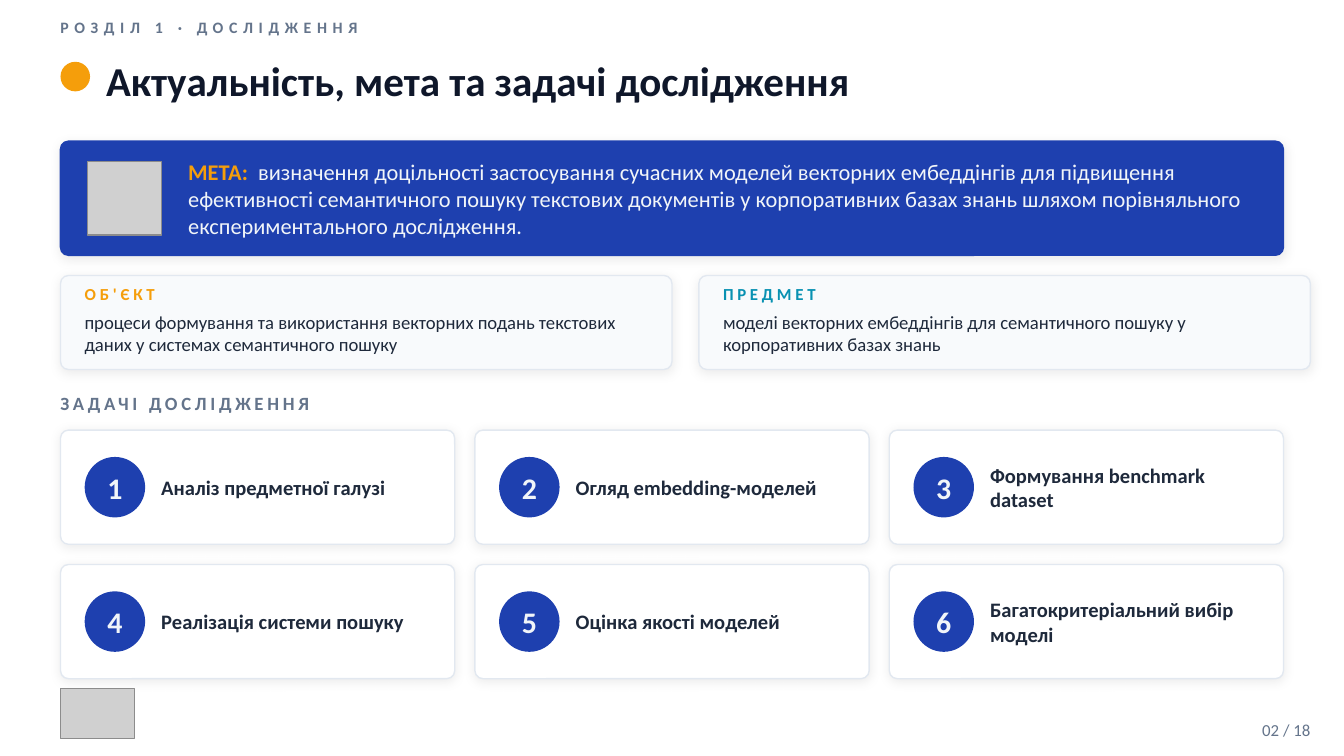
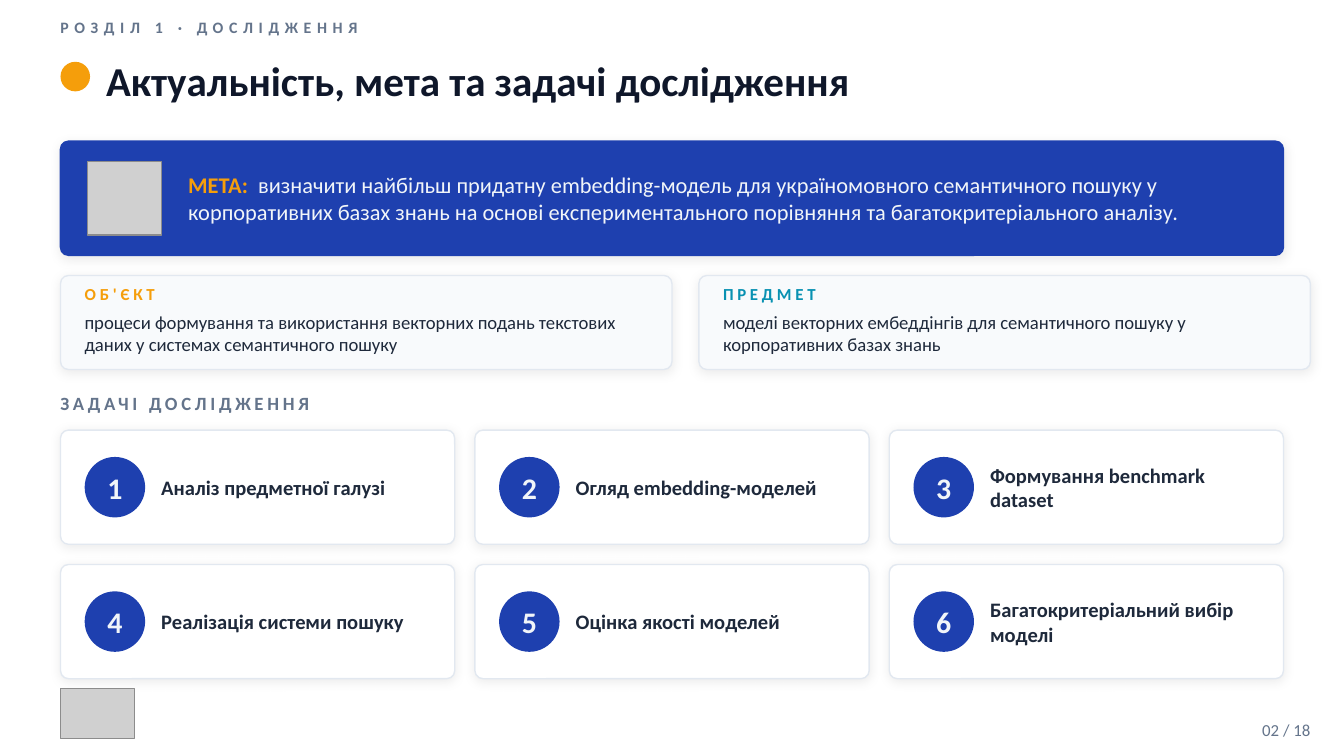
Before and after one commit to vitaliinnest/kb-semantic-search-benchmark, a slide deck: slide 2 of thesis/2026_М_ПІ_ІПЗм-24-1_Нестеренко_В_В.pptx. Drawn at 1344x756 pixels with LibreOffice and Linux fonts; fonts in the diff are those of the drawing; grey boxes stand for pictures. Boxes give left, top, right and bottom in pixels: in the first picture for what was removed or moved away, otherwise in the second. Text is boxed around its words. In the diff, an @@ line names an element or a change of style, - is before the commit and + after.

```diff
--- a/thesis/2026_М_ПІ_ІПЗм-24-1_Нестеренко_В_В.pptx
+++ b/thesis/2026_М_ПІ_ІПЗм-24-1_Нестеренко_В_В.pptx
@@ text at bbox=[188, 177, 1179, 224]: text changed @@
-МЕТА: визначення доцільності застосування сучасних моделей векторних ембеддінгів для підвищення ефективності семантичного пошуку текстових документів у корпоративних базах знань шляхом порівняльного експериментального дослідження.
+МЕТА: визначити найбільш придатну embedding-модель для україномовного семантичного пошуку у корпоративних базах знань на основі експериментального порівняння та багатокритеріального аналізу.
```
Also in this commit, not shown: 1 other file.
